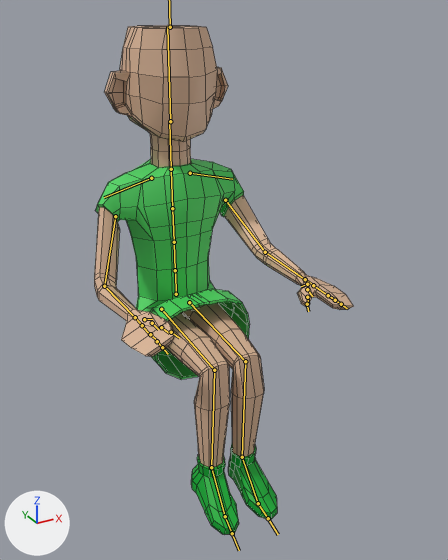
The FBX model Assets/Models/Characters/GirlPushAnimation/girlPushingAnimation.fbx, before and after one commit.
The view is the same before and after, from a camera (50 mm lens) standing at (-0.236, -0.513, 0.269) and looking at (0.013, -0.061, 0.043). The axes (+X, +Y, +Z) are drawn at lower left. The lights are the same throughout. Both versions are drawn at frame 2 of the action 'Take 001'; the numbers are the values there. The bones that bend it are drawn over the model as lines. Mesh edges are drawn as thin lines.
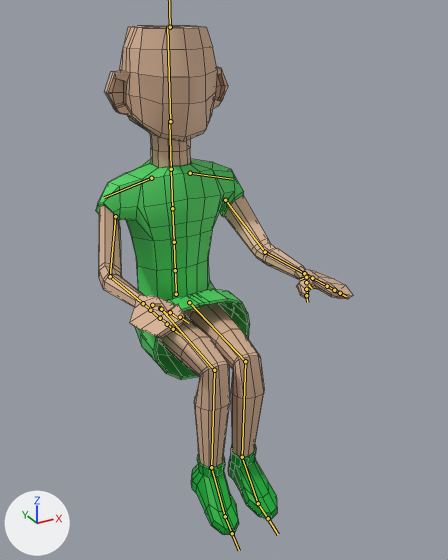
Changed parts and their boxes [x1, y1, x2, y2] in the pictures (448 x 560 px):
'polySurface12', posed
    before: [94, 25, 353, 535]
    after: [96, 25, 354, 535]
bone 'mixamorig:LeftForeArm', root to tip
    before: (265, 252) to (305, 279)
    after: (265, 252) to (304, 273)
bone 'mixamorig:RightArm', root to tip
    before: (115, 216) to (104, 286)
    after: (115, 216) to (110, 276)
bone 'mixamorig:RightForeArm', root to tip
    before: (104, 286) to (135, 317)
    after: (110, 276) to (143, 303)

The change in detail:
Bone 'mixamorig:LeftForeArm' (bone_mixamorig_leftforearm) turns from (1, 0, 26) to (1, 0, 31) degrees about its own x, y and z.
Bone 'mixamorig:RightArm' (bone_mixamorig_rightarm) turns from (43, 42, -20) to (33, 50, -33) degrees about its own x, y and z.
Bone 'mixamorig:RightForeArm' (bone_mixamorig_rightforearm) turns from (18, 1, -43) to (18, -2, -36) degrees about its own x, y and z.
